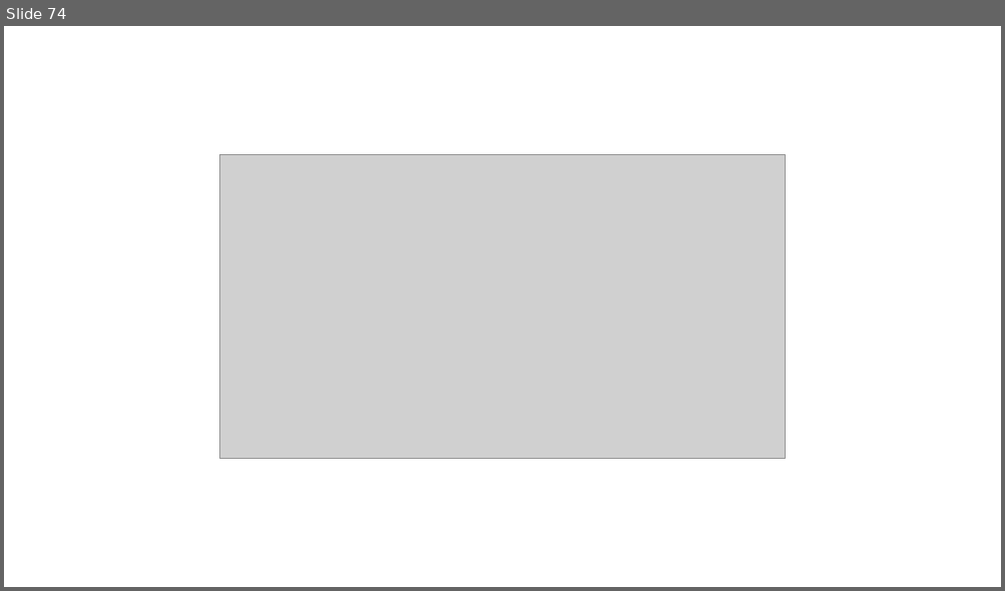
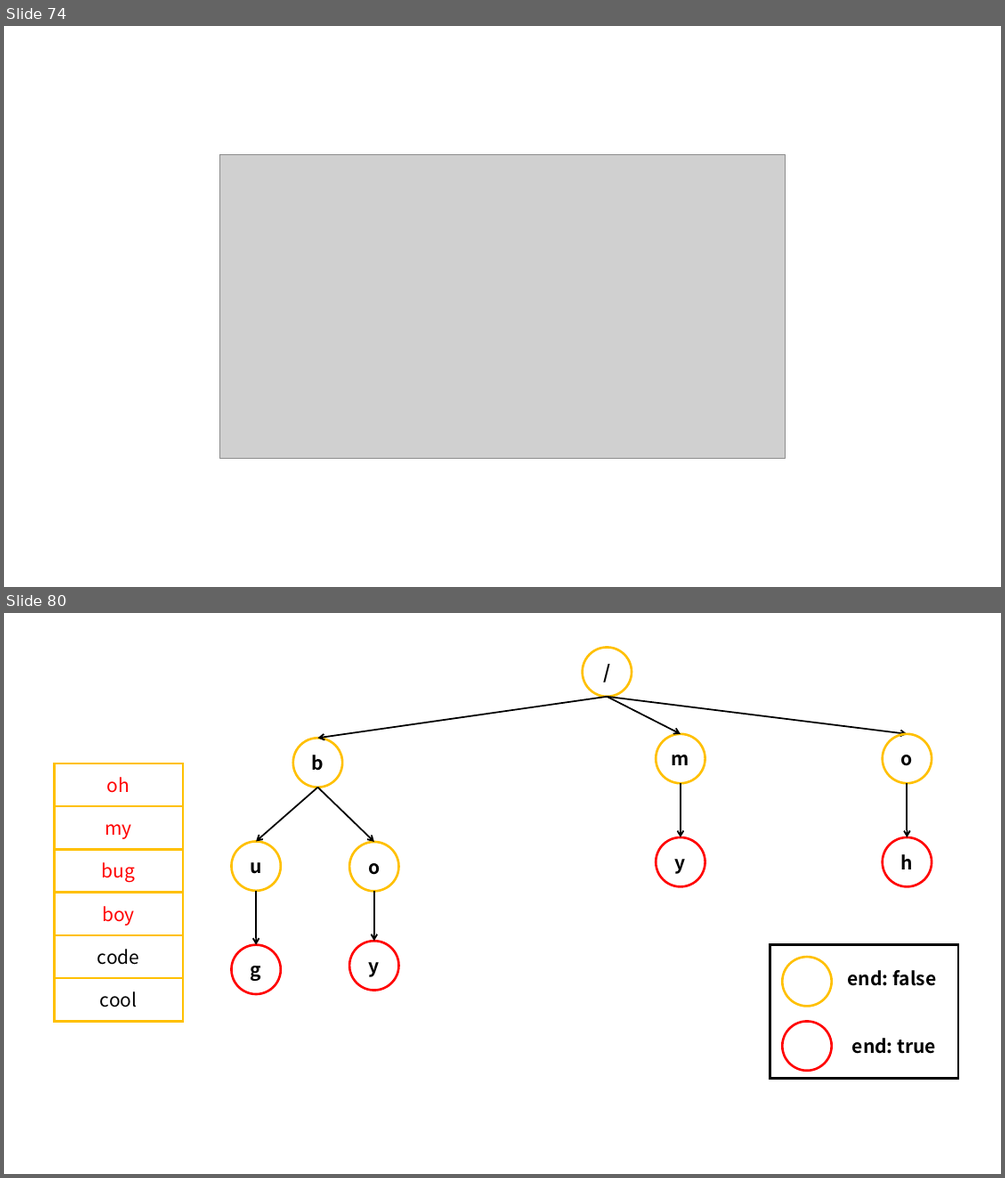
Before and after one commit to Oh-MyBug/LeetCode, a slide deck: PPT/PPT.pptx. Shown one above the other, each under a label of ours: slide 74 before the commit, slides 74 and 80 after it; the slides between them are not shown. The pictures are 1005x591 and 1005x1178 pixels, drawn with LibreOffice and Linux fonts; fonts in the diff are those of the drawing; grey boxes stand for pictures. Boxes give left, top, right and bottom in pixels: in the first picture for what was removed or moved away, otherwise in the second. Text is boxed around its words. In the diff, an @@ line names an element or a change of style, - is before the commit and + after.

```diff
--- a/PPT/PPT.pptx
+++ b/PPT/PPT.pptx
@@ slide 80 added at (4, 613, 1001, 1174), background #FFFFFF @@
@@ ellipse added at (582, 648, 631, 697), outline #FFC000 2.25 pt, 18 pt, text #000000, bold @@
+/
@@ arrow added from (607, 697) to (318, 738), #000000 1.5 pt @@
@@ arrow added from (607, 697) to (907, 734), #000000 1.5 pt @@
@@ arrow added from (607, 697) to (680, 734), #000000 1.5 pt @@
@@ ellipse added at (293, 738, 343, 787), outline #FFC000 2.25 pt, 18 pt, text #000000, bold @@
+b
@@ ellipse added at (656, 734, 705, 784), outline #FFC000 2.25 pt, 18 pt, text #000000, bold @@
+m
@@ ellipse added at (882, 734, 932, 784), outline #FFC000 2.25 pt, 18 pt, text #000000, bold @@
+o
@@ rectangle added at (54, 763, 183, 806), outline #FFC000 2.25 pt, 18 pt, text #FF0000 @@
+oh
@@ arrow added from (318, 787) to (256, 841), #000000 1.5 pt @@
@@ arrow added from (318, 787) to (374, 842), #000000 1.5 pt @@
@@ arrow added from (680, 784) to (680, 837), #000000 1.5 pt @@
@@ arrow added from (907, 784) to (907, 837), #000000 1.5 pt @@
@@ rectangle added at (54, 807, 183, 850), outline #FFC000 2.25 pt, 18 pt, text #FF0000 @@
+my
@@ rectangle added at (54, 850, 183, 892), outline #FFC000 2.25 pt, 18 pt, text #FF0000 @@
+bug
@@ ellipse added at (231, 841, 281, 891), outline #FFC000 2.25 pt, 18 pt, text #000000, bold @@
+u
@@ ellipse added at (349, 842, 399, 892), outline #FFC000 2.25 pt, 18 pt, text #000000, bold @@
+o
@@ ellipse added at (656, 837, 705, 887), outline #FF0000 2.25 pt, 18 pt, text #000000, bold @@
+y
@@ ellipse added at (882, 837, 932, 887), outline #FF0000 2.25 pt, 18 pt, text #000000, bold @@
+h
@@ rectangle added at (54, 892, 183, 934), outline #FFC000 2.25 pt, 18 pt, text #FF0000 @@
+boy
@@ arrow added from (256, 891) to (256, 945), #000000 1.5 pt @@
@@ arrow added from (374, 892) to (374, 941), #000000 1.5 pt @@
@@ rectangle added at (54, 935, 183, 978), outline #FFC000 2.25 pt, 18 pt, text #000000 @@
+code
@@ ellipse added at (231, 945, 281, 995), outline #FF0000 2.25 pt, 18 pt, text #000000, bold @@
+g
@@ ellipse added at (349, 941, 399, 989), outline #FF0000 2.25 pt, 18 pt, text #000000, bold @@
+y
@@ rectangle added at (769, 945, 958, 1078), outline #000000 2.25 pt @@
@@ ellipse added at (783, 957, 832, 1006), outline #FFC000 2.25 pt @@
@@ rectangle added at (54, 978, 183, 1021), outline #FFC000 2.25 pt, 18 pt, text #000000 @@
+cool
@@ text added at (848, 970, 936, 986), 18 pt, text #000000, bold @@
+end: false
@@ ellipse added at (783, 1022, 832, 1070), outline #FF0000 2.25 pt @@
@@ text added at (852, 1038, 937, 1054), 18 pt, text #000000, bold @@
+end: true
```
Also in this commit, not shown: 7 other slides added, 1 slide removed.
